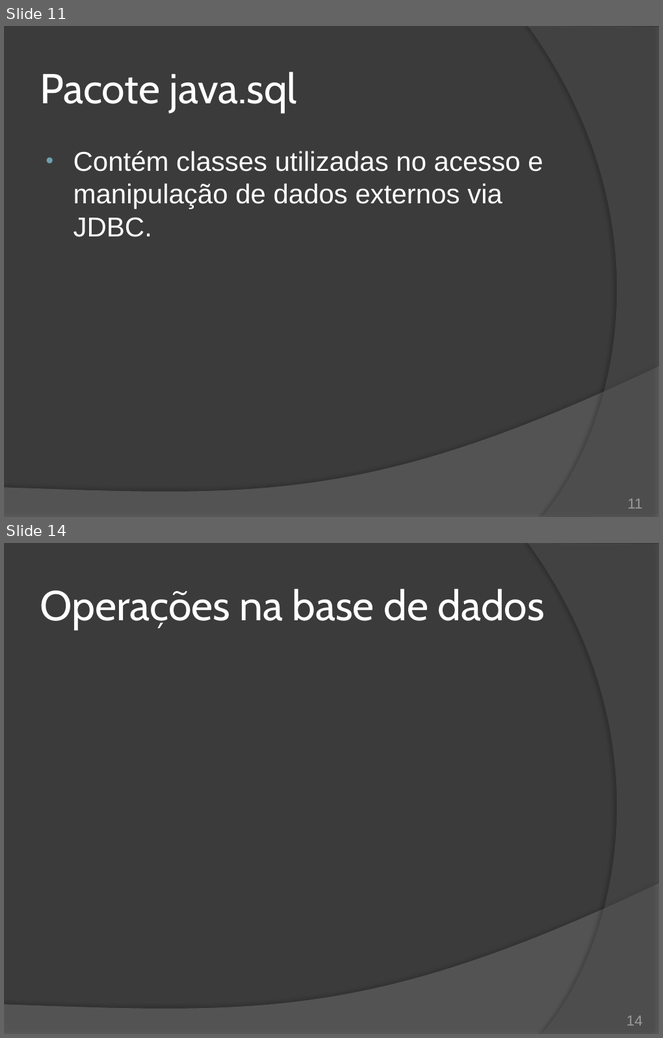
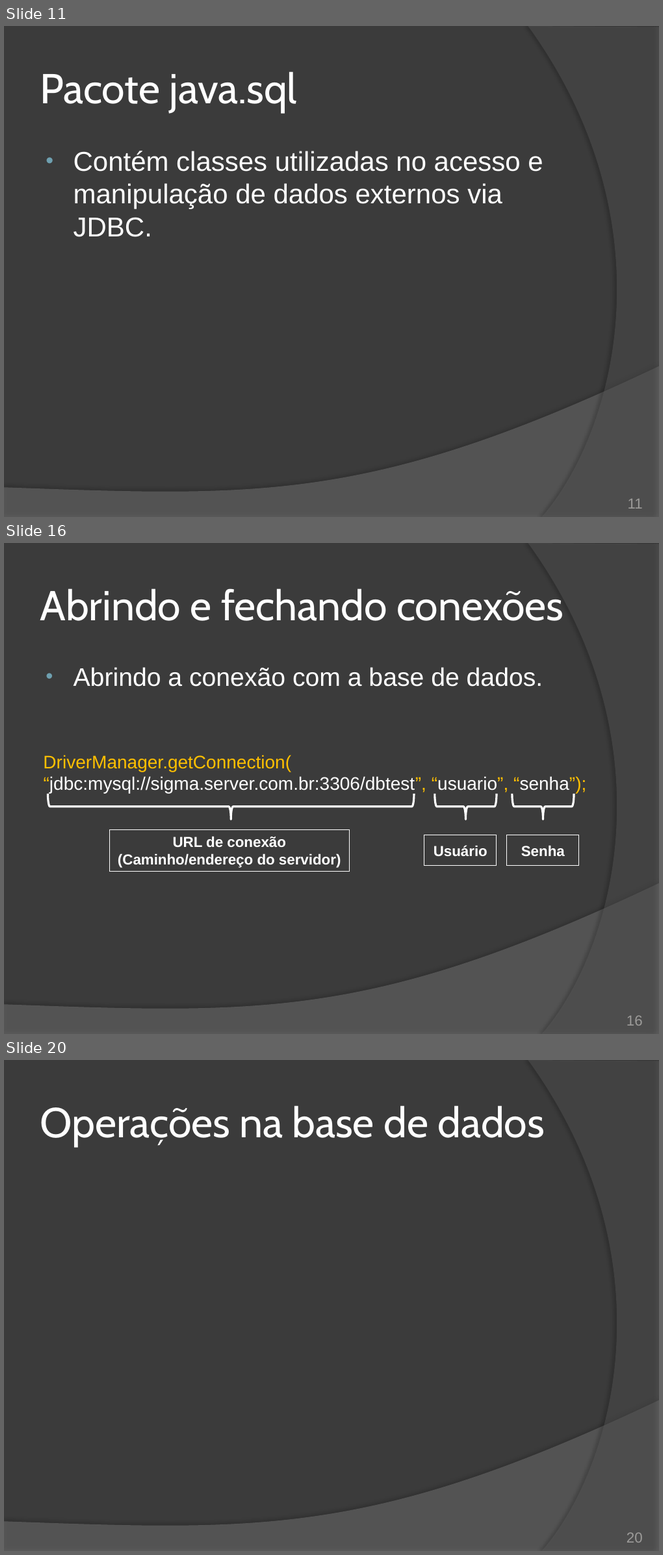
Before and after one commit to duchesqui/slzvieira-training, a slide deck: 2-Java-Programmer-Modulo-II/19.Capitulo11.pptx. Shown one above the other, each under a label of ours: slides 11 and 14 before the commit, slides 11, 16 and 20 after it; the slides between them are not shown. The pictures are 663x1038 and 663x1555 pixels, drawn with LibreOffice and Linux fonts; fonts in the diff are those of the drawing. Boxes give left, top, right and bottom in pixels: in the first picture for what was removed or moved away, otherwise in the second. Text is boxed around its words. In the diff, an @@ line names an element or a change of style, - is before the commit and + after.

Commit message:
JDBC: Carregamento do driver, URL de conexão, DriverManager e Connection.

```diff
--- a/2-Java-Programmer-Modulo-II/19.Capitulo11.pptx
+++ b/2-Java-Programmer-Modulo-II/19.Capitulo11.pptx
@@ slide 16 added at bbox=[4, 543, 659, 1034], background #3B3B3B; not listed: 2 template elements that a slide beside it also shows @@
@@ title added at bbox=[40, 589, 564, 621], 46 pt, text #FFFFFF @@
+Abrindo e fechando conexões
@@ text added at bbox=[43, 667, 586, 794], 20 pt, text #FFFFFF @@
+• Abrindo a conexão com a base de dados.
+  DriverManager.getConnection(
+  “jdbc:mysql://sigma.server.com.br:3306/dbtest”, “usuario”, “senha”);
@@ right brace added at bbox=[48, 794, 414, 819], outline #FFFFFF 2.25 pt @@
@@ right brace added at bbox=[435, 794, 497, 819], outline #FFFFFF 2.25 pt @@
@@ right brace added at bbox=[512, 794, 573, 819], outline #FFFFFF 2.25 pt @@
@@ rectangle added at bbox=[109, 830, 349, 872], outline #FFFFFF 0.75 pt, 16 pt, text #FFFFFF, bold @@
+URL de conexão
+(Caminho/endereço do servidor)
@@ rectangle added at bbox=[425, 835, 497, 866], outline #FFFFFF 0.75 pt, 16 pt, text #FFFFFF, bold @@
+Usuário
@@ rectangle added at bbox=[507, 835, 579, 866], outline #FFFFFF 0.75 pt, 16 pt, text #FFFFFF, bold @@
+Senha
@@ page number added at bbox=[627, 1016, 643, 1026], 16 pt, text #9D9B9A @@
+16
@@ what was slide 14 is now slide 20 @@
@@ page number at bbox=[627, 1533, 643, 1543]: text changed @@
-14
+20
```
Also in this commit, not shown: 2 slides changed, 5 other slides added.
